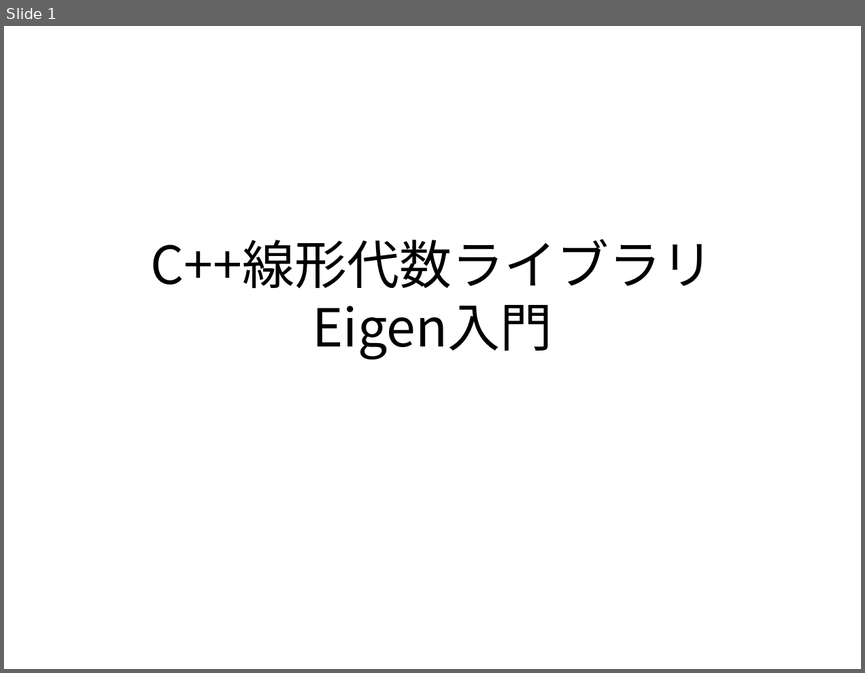
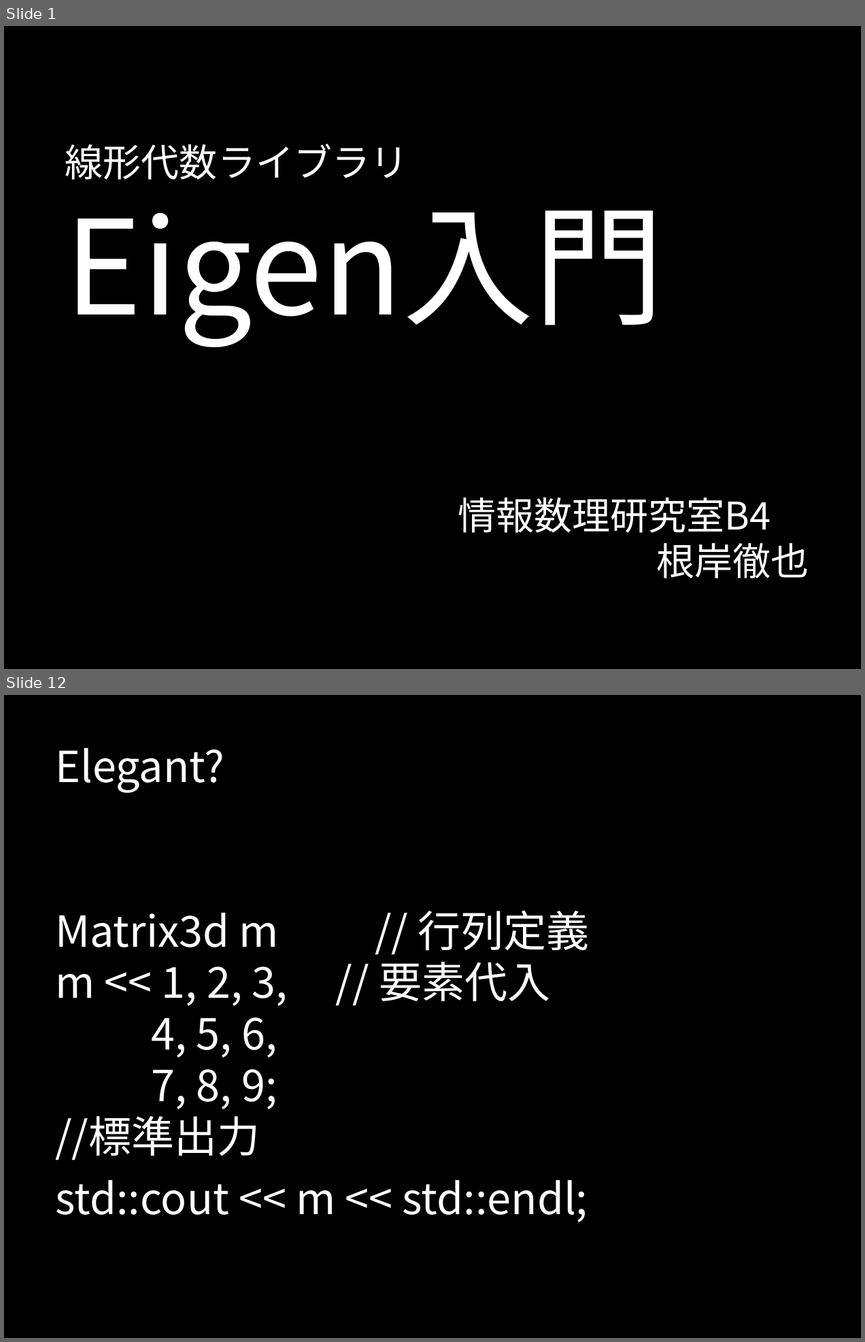
Before and after one commit to TetsuyaNegishi/Eigen_Seminar_2015_11_04, a slide deck: Eigen_Seminar_slide.pptx. Shown one above the other, each under a label of ours: slide 1 before the commit, slides 1 and 12 after it; the slides between them are not shown. The pictures are 865x673 and 865x1342 pixels, drawn with LibreOffice and Linux fonts; fonts in the diff are those of the drawing; background and template pictures are left out. Boxes give left, top, right and bottom in pixels: in the first picture for what was removed or moved away, otherwise in the second. Text is boxed around its words. In the diff, an @@ line names an element or a change of style, - is before the commit and + after.

```diff
--- a/Eigen_Seminar_slide.pptx
+++ b/Eigen_Seminar_slide.pptx
@@ slide 12 added at (x1=4, y1=695, x2=861, y2=1338), background picture (left out) @@
@@ text added at (x1=55, y1=748, x2=224, y2=792), 36 pt, text #FFFFFF @@
+Elegant?
@@ text added at (x1=55, y1=910, x2=589, y2=1222), 36 pt, text #FFFFFF @@
+Matrix3d m // 行列定義
+m << 1, 2, 3, // 要素代入
+4, 5, 6,
+7, 8, 9;
+//標準出力
+std::cout << m << std::endl;
@@ slide 1 changed as well @@
@@ background #FFFFFF to picture (left out) @@
@@ text "線形代数ライブラリ Eigen入門" at (x1=65, y1=144, x2=664, y2=347): vertical alignment middle to bottom @@
@@ text at (x1=65, y1=144, x2=664, y2=347): text changed; size 44 to 32 pt; text colour #000000 to #FFFFFF @@
-C++線形代数ライブラリ
-Eigen入門
+線形代数ライブラリ
+Eigen入門
@@ text added at (x1=458, y1=497, x2=808, y2=578), 32 pt, text #FFFFFF @@
+情報数理研究室B4
+根岸徹也
```
Also in this commit, not shown: 16 other slides added, 2 other files.
